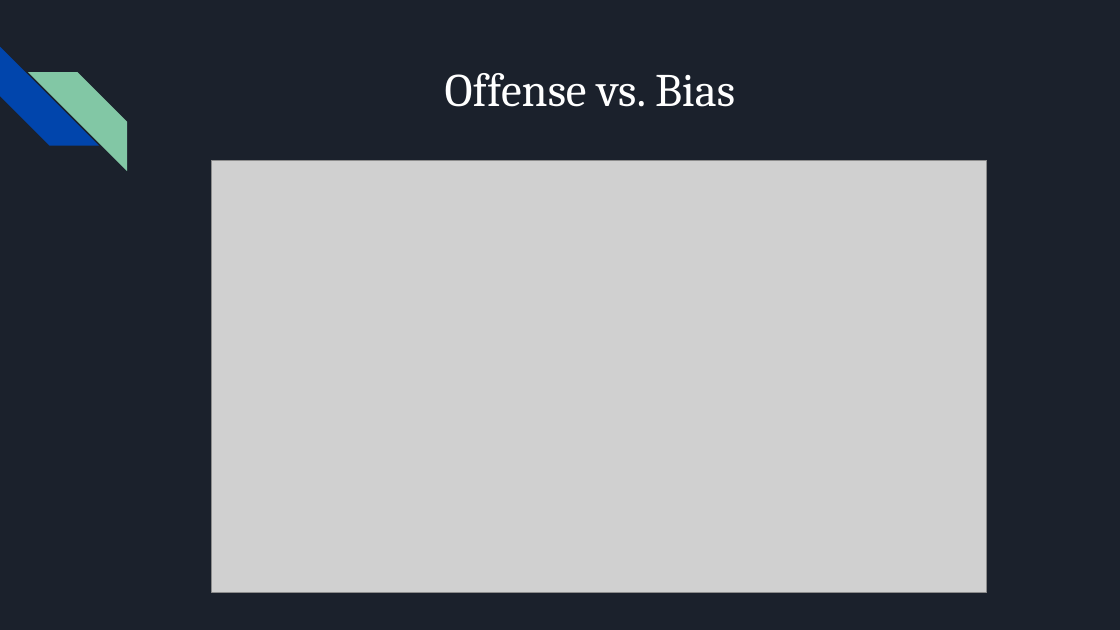
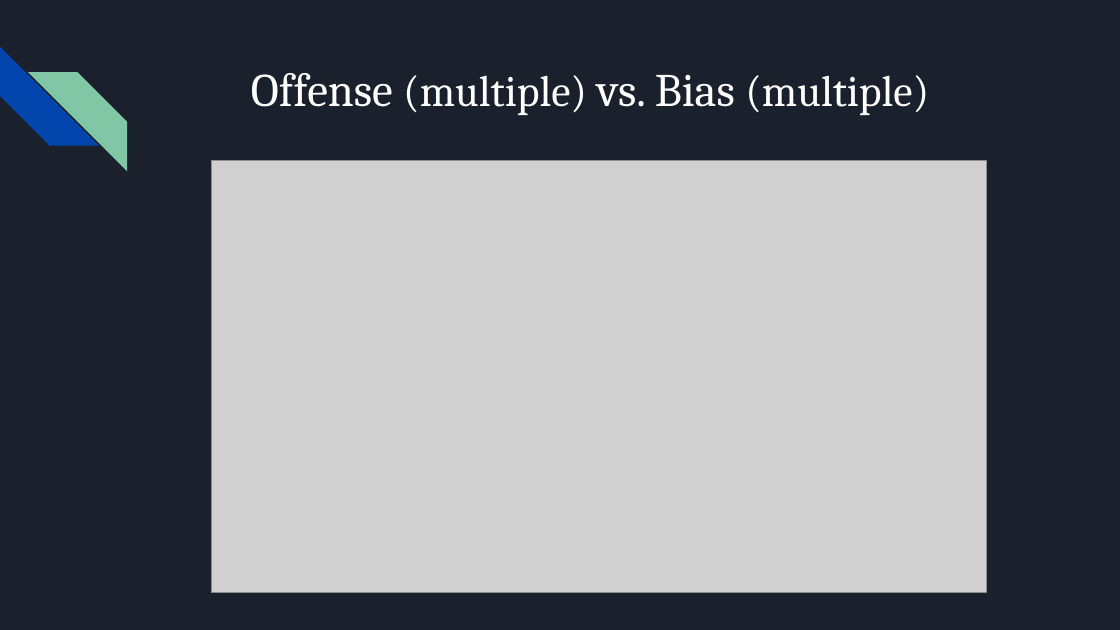
Before and after one commit to artolon/Exploratory_Analysis_Project, a slide deck: slide 10 of Hate_Crime_Data_Analysis_by_AT_SM.pptx. Drawn at 1120x630 pixels with LibreOffice and Linux fonts; fonts in the diff are those of the drawing; grey boxes stand for pictures. Boxes give left, top, right and bottom in pixels: in the first picture for what was removed or moved away, otherwise in the second. Text is boxed around its words. In the diff, an @@ line names an element or a change of style, - is before the commit and + after.

Commit message:
Added clarifying text

```diff
--- a/Hate_Crime_Data_Analysis_by_AT_SM.pptx
+++ b/Hate_Crime_Data_Analysis_by_AT_SM.pptx
@@ title at [251, 73, 929, 115]: text changed; size 30 to 28 pt @@
-Offense vs. Bias
+Offense (multiple) vs. Bias (multiple)
```
Also in this commit, not shown: 2 other slides changed, 1 slide added, 1 slide removed.
